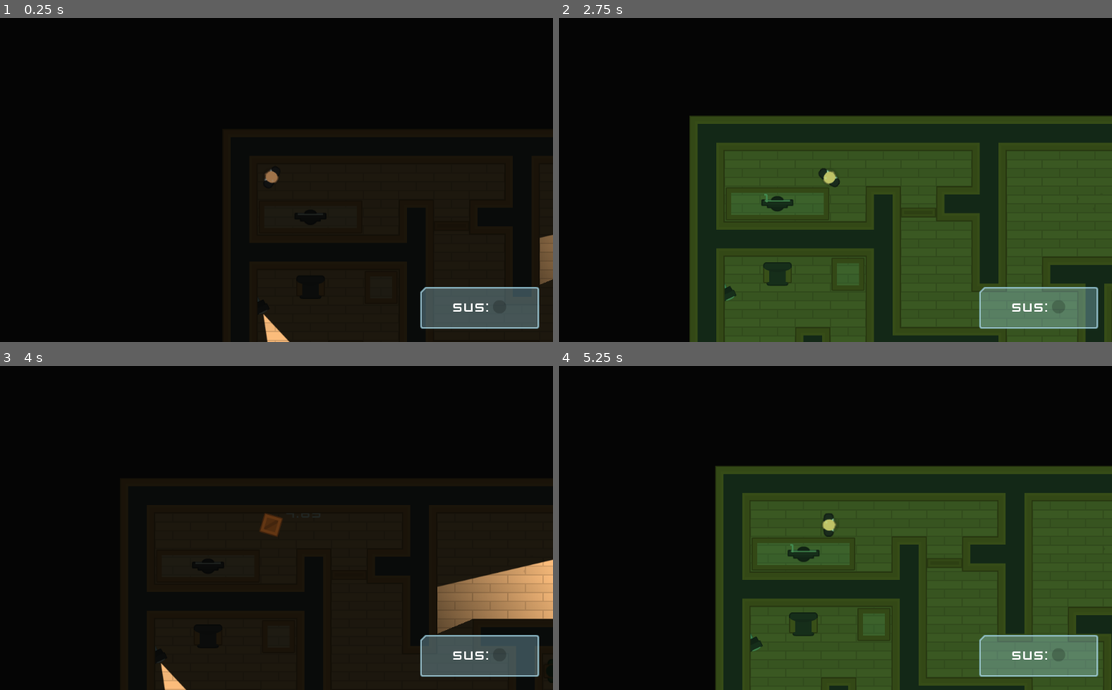
Above: before the commit, frames 1-4 (two rows, left to right).
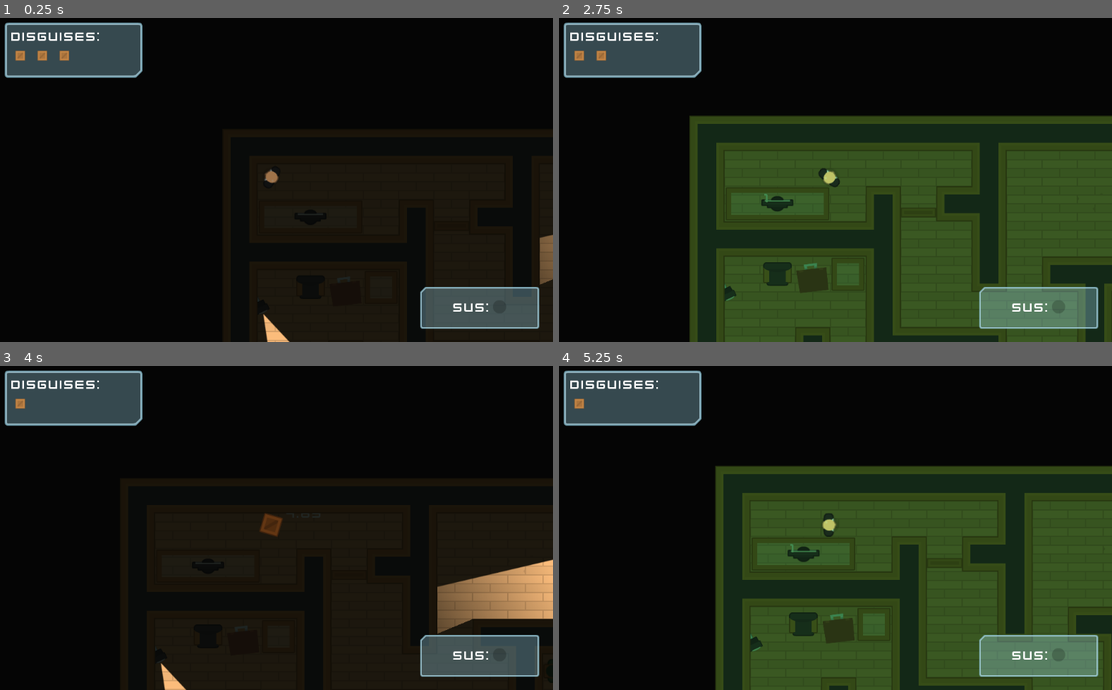
Above: after the commit, the same moments.

Repository: bruhify32/SpyTheGame
Game: Godot game, scene res://Levels/Level1.tscn
The game is run twice, just before and just after one commit, with the same random seed, the same clock (stepped at 60 frames per second) and the same inputs.
Inputs (mouse positions are in pixels of both pictures, inside the frame that each line leads up to):
- Up to frame 1 (0.25 s): no input
- Up to frame 2 (2.75 s): tap Enter at 0.5 s; move the mouse to (1012, 225) at 0.52 s; hold D (move_right) 0.53-1.28 s; tap E (toggle_disguise) at 0.6, 2.1 s; click (1012, 225) at 0.67 s; move the mouse to (852, 189) at 1.27 s; hold S (move_down) 1.28-2.03 s; tap Space (torch_vision_mode) at 1.35 s; click (852, 189) at 1.42 s; move the mouse to (885, 105) at 2.02 s; hold D (move_right) from 2.03 s (still down)
- Up to frame 3 (4 s): move the mouse to (243, 589) at 2.77 s; release D (move_right) at 2.78 s; hold W (move_up) 2.78-3.53 s; tap Space (torch_vision_mode) at 2.85 s; click (243, 589) at 2.92 s; move the mouse to (442, 573) at 3.52 s; hold A (move_left) from 3.53 s (still down); tap E (toggle_disguise) at 3.6 s
- Up to frame 4 (5.25 s): move the mouse to (658, 476) at 4.27 s; tap Space (torch_vision_mode) at 4.35 s; move the mouse to (857, 524) at 5.02 s; release A (move_left) at 5.03 s; hold S (move_down) from 5.03 s (still down); tap E (toggle_disguise) at 5.1 s; click (857, 524) at 5.17 s

The runs differ from the first frame. In frame 1, 4.3% of the frame differs, in the area x 0-26%, y 1-19%; in frame 2, 4.6%; in frame 3, 4.3%; in frame 4, 4.6%, in the area x 0-54%, y 1-86%.
Error in both runs: Invalid get index '0' (on base: 'Array'). (res://Character/guard.gd:24)

Commit message:
added a oo loot structure,

Diff:
--- a/Character/Player.gd
+++ b/Character/Player.gd
@@ -24,6 +24,7 @@
 
 func _ready():
     timer.wait_time = disguise_duration;
+    get_tree().call_group("DisguiseDisplay","update_disguises",no_of_disguises);
     reveal();
 
 func _physics_process(delta):
@@ -78,6 +79,12 @@
     disguised_label.show();
     velocity_multiplier = disguise_slowdown;
     no_of_disguises -= 1;
+    get_tree().call_group("DisguiseDisplay","update_disguises",no_of_disguises);
     disguised = true;
     collision_layer = 16;
     timer.start();
+
+func collect_briefcase():
+    var loot : Node2D = Node2D.new();
+    loot.set_name("BriefCase");
+    add_child(loot);
--- /dev/null
+++ b/Items/BriefCase.tscn
@@ -0,0 +1,20 @@
+[gd_scene load_steps=4 format=2]
+
+[ext_resource path="res://GFX/Loot/suitcase.png" type="Texture" id=1]
+[ext_resource path="res://Items/brief_case.gd" type="Script" id=2]
+
+[sub_resource type="RectangleShape2D" id=1]
+extents = Vector2( 32, 32 )
+
+[node name="BriefCase" type="Area2D"]
+collision_layer = 0
+script = ExtResource( 2 )
+
+[node name="Sprite" type="Sprite" parent="."]
+scale = Vector2( 0.5, 0.5 )
+texture = ExtResource( 1 )
+
+[node name="CollisionShape2D" type="CollisionShape2D" parent="."]
+shape = SubResource( 1 )
+
+[connection signal="body_entered" from="." to="." method="_on_BriefCase_body_entered"]
--- /dev/null
+++ b/Items/brief_case.gd
@@ -0,0 +1,6 @@
+extends Area2D
+
+
+func _on_BriefCase_body_entered(body):
+	body.collect_briefcase();
+	queue_free();
--- a/Levels/Level1.tscn
+++ b/Levels/Level1.tscn
@@ -6,6 +6,7 @@
 [ext_resource path="res://Levels/Door.tscn" type="PackedScene" id=4]
 [ext_resource path="res://Levels/LockedDoor.tscn" type="PackedScene" id=5]
 [ext_resource path="res://Levels/Computer.tscn" type="PackedScene" id=6]
+[ext_resource path="res://Items/BriefCase.tscn" type="PackedScene" id=7]
 
 [node name="Level1" instance=ExtResource( 1 )]
 
@@ -84,4 +85,7 @@
 rotation = -1.57079
 lock_group = "1"
 
+[node name="BriefCase" parent="Loots" index="0" instance=ExtResource( 7 )]
+position = Vector2( 223.472, 294.966 )
+
 [connection signal="combination" from="Computers/Computer" to="LockedDoors/LockedDoor" method="_on_Computer_combination"]
--- a/Levels/TemplateLevel.tscn
+++ b/Levels/TemplateLevel.tscn
@@ -174,4 +174,6 @@
 
 [node name="Computers" type="Node2D" parent="."]
 
+[node name="Loots" type="Node2D" parent="."]
+
 [node name="GUI" parent="." instance=ExtResource( 5 )]
--- a/UI/GUI.tscn
+++ b/UI/GUI.tscn
@@ -1,10 +1,13 @@
-[gd_scene load_steps=6 format=2]
+[gd_scene load_steps=9 format=2]
 
 [ext_resource path="res://GFX/Interface/PNG/glassPanel_cornerTL.png" type="Texture" id=1]
 [ext_resource path="res://UI/Theme.tres" type="Theme" id=2]
 [ext_resource path="res://GFX/Interface/PNG/dotRed.png" type="Texture" id=3]
 [ext_resource path="res://GFX/Interface/PNG/dot_shadow.png" type="Texture" id=4]
 [ext_resource path="res://UI/sus_meter.gd" type="Script" id=5]
+[ext_resource path="res://GFX/Interface/PNG/glassPanel_cornerBR.png" type="Texture" id=6]
+[ext_resource path="res://GFX/PNG/Tiles/tile_129.png" type="Texture" id=7]
+[ext_resource path="res://UI/disguise_counter.gd" type="Script" id=8]
 
 [node name="GUI" type="CanvasLayer"]
 
@@ -68,3 +71,45 @@
 texture_progress = ExtResource( 3 )
 fill_mode = 4
 script = ExtResource( 5 )
+
+[node name="DisguisedContainer" type="NinePatchRect" parent="Control"]
+margin_left = 30.0
+margin_top = 20.0
+margin_right = 280.0
+margin_bottom = 120.0
+texture = ExtResource( 6 )
+patch_margin_left = 12
+patch_margin_top = 12
+patch_margin_right = 12
+patch_margin_bottom = 12
+__meta__ = {
+"_edit_use_anchors_": false
+}
+
+[node name="VBoxContainer" type="VBoxContainer" parent="Control/DisguisedContainer"]
+anchor_right = 1.0
+anchor_bottom = 1.0
+margin_left = 12.0
+margin_top = 12.0
+margin_right = -12.0
+margin_bottom = -12.0
+__meta__ = {
+"_edit_use_anchors_": false
+}
+
+[node name="Label" type="Label" parent="Control/DisguisedContainer/VBoxContainer"]
+margin_right = 226.0
+margin_bottom = 27.0
+text = "Disguises:"
+
+[node name="DisguiseCounter" type="ItemList" parent="Control/DisguisedContainer/VBoxContainer" groups=[
+"DisguiseDisplay",
+]]
+margin_top = 31.0
+margin_right = 226.0
+margin_bottom = 65.0
+items = [ "", ExtResource( 7 ), false ]
+auto_height = true
+max_columns = 7
+icon_scale = 0.5
+script = ExtResource( 8 )
--- a/UI/Theme.tres
+++ b/UI/Theme.tres
@@ -9,6 +9,18 @@
 [sub_resource type="DynamicFont" id=1]
 size = 20
 font_data = ExtResource( 1 )
+
+[sub_resource type="StyleBoxEmpty" id=3]
+
+[sub_resource type="StyleBoxEmpty" id=4]
+
+[sub_resource type="StyleBoxEmpty" id=5]
+
+[sub_resource type="StyleBoxEmpty" id=6]
+
+[sub_resource type="StyleBoxEmpty" id=7]
+
+[sub_resource type="StyleBoxEmpty" id=8]
 
 [sub_resource type="DynamicFont" id=2]
 size = 24
@@ -28,6 +40,20 @@
 Button/styles/hover = ExtResource( 4 )
 Button/styles/normal = ExtResource( 2 )
 Button/styles/pressed = ExtResource( 5 )
+ItemList/colors/font_color = Color( 0.63, 0.63, 0.63, 1 )
+ItemList/colors/font_color_selected = Color( 1, 1, 1, 1 )
+ItemList/colors/guide_color = Color( 0, 0, 0, 0.1 )
+ItemList/constants/hseparation = 4
+ItemList/constants/icon_margin = 4
+ItemList/constants/line_separation = 2
+ItemList/constants/vseparation = 2
+ItemList/fonts/font = null
+ItemList/styles/bg = SubResource( 3 )
+ItemList/styles/bg_focus = SubResource( 4 )
+ItemList/styles/cursor = SubResource( 5 )
+ItemList/styles/cursor_unfocused = SubResource( 6 )
+ItemList/styles/selected = SubResource( 7 )
+ItemList/styles/selected_focus = SubResource( 8 )
 Label/colors/font_color = Color( 1, 1, 1, 1 )
 Label/colors/font_color_shadow = Color( 0, 0, 0, 0 )
 Label/colors/font_outline_modulate = Color( 1, 1, 1, 1 )
--- /dev/null
+++ b/UI/disguise_counter.gd
@@ -0,0 +1,8 @@
+extends ItemList
+
+var item_icon = "res://GFX/PNG/Tiles/tile_130.png";
+
+func update_disguises(number):
+	clear();
+	for disguises in range(number):
+		add_icon_item(load(item_icon),false);
Not shown: 1 places in Levels/Level1.tscn that only renumber resources
Not shown: 1 places in UI/Theme.tres that only renumber resources
